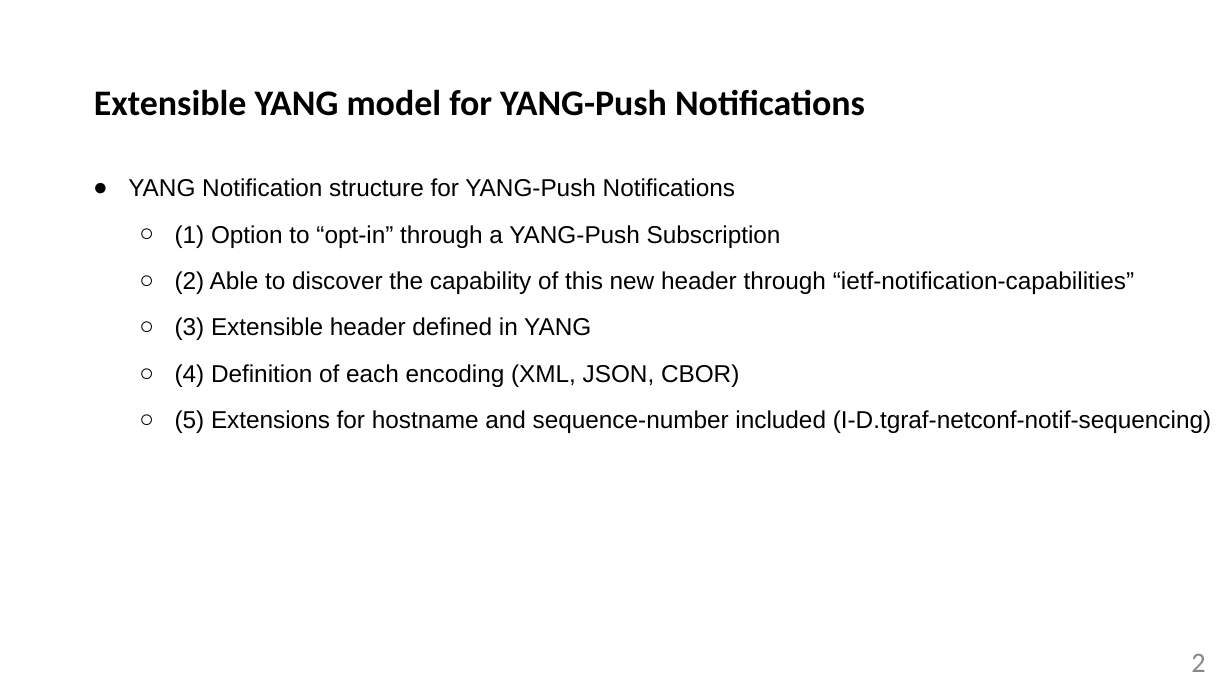
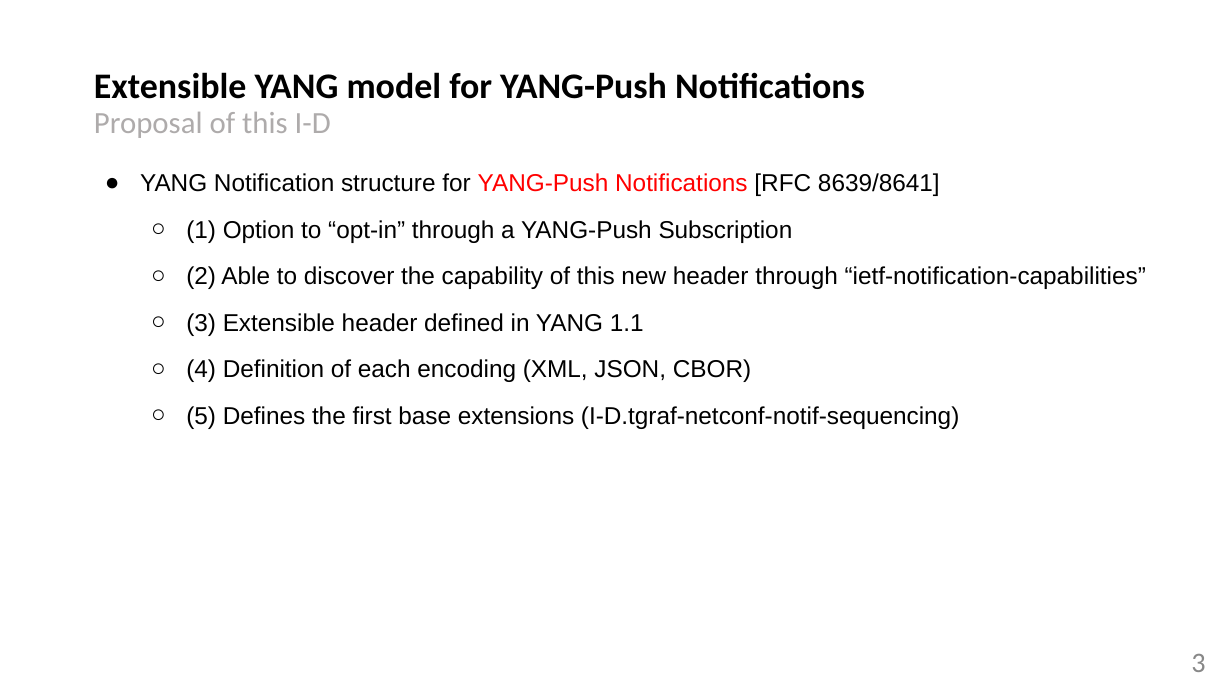
Before and after one commit to network-analytics/ietf-network-analytics-document-status, a slide deck: slide 3 of 122/NETCONF/netconf-nmop-interim-draft-netana-netconf-notif-envelope-02.pptx (slide 2 before the commit). Drawn at 1232x693 pixels with LibreOffice and Linux fonts; fonts in the diff are those of the drawing. Boxes give left, top, right and bottom in pixels: in the first picture for what was removed or moved away, otherwise in the second. Text is boxed around its words. In the diff, an @@ line names an element or a change of style, - is before the commit and + after.

Commit message:
notif-envelope

```diff
--- a/122/NETCONF/netconf-nmop-interim-draft-netana-netconf-notif-envelope-02.pptx
+++ b/122/NETCONF/netconf-nmop-interim-draft-netana-netconf-notif-envelope-02.pptx
@@ title at (94, 72, 865, 138): text changed @@
-Extensible YANG model for YANG-Push Notifications
+Extensible YANG model for YANG-Push Notifications
+Proposal of this I-D
@@ text "YANG Notification structure for YANG-Push ...": place and size @@
-text "YANG Notification structure for YANG-Push ..." at (128, 178, 1211, 433)
+text "YANG Notification structure for YANG-Push ..." at (140, 173, 1146, 429)
@@ text at (140, 173, 940, 196): text changed @@
-● YANG Notification structure for YANG-Push Notifications
+● YANG Notification structure for YANG-Push Notifications [RFC 8639/8641]
@@ text at (186, 313, 644, 336): text changed @@
-  ○ (3) Extensible header defined in YANG
+  ○ (3) Extensible header defined in YANG 1.1
@@ text at (186, 406, 959, 429): text changed @@
-  ○ (5) Extensions for hostname and sequence-number included (I-D.tgraf-netconf-notif-sequencing)
+  ○ (5) Defines the first base extensions (I-D.tgraf-netconf-notif-sequencing)
@@ page number removed at (1191, 654, 1205, 672) @@
-2
@@ page number added at (1191, 654, 1205, 672), 22 pt, text #888888 @@
+3
```
Also in this commit, not shown: 10 other slides changed, 9 slides added, 1 other file.
